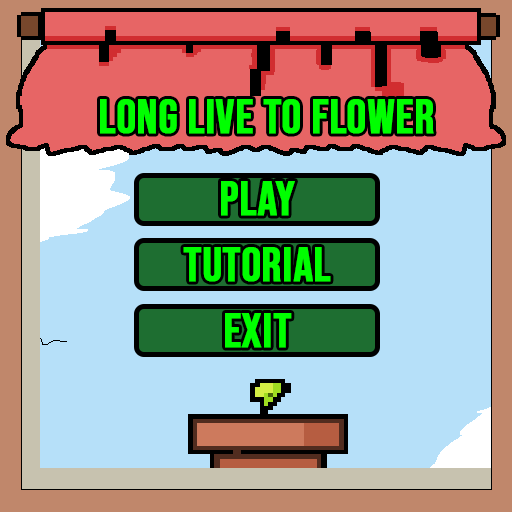
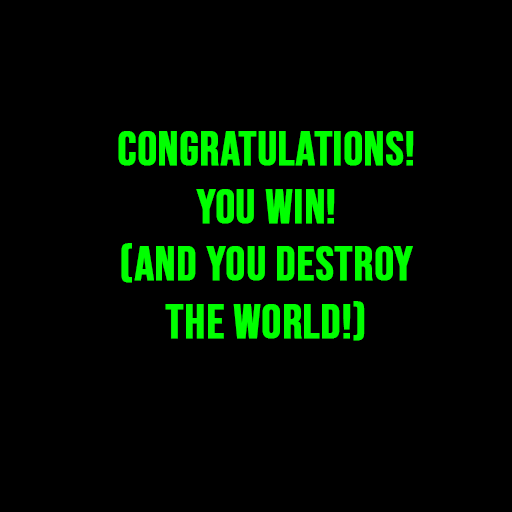
The second 512×512 image is a revision of the first. Changes to its layers:
added layer "CONGRATULATIONS! YOU WIN! (AND you DESTROY THE WORLD!)" above "Capa 2" over <box>118,131,414,341</box>
added layer "Capa 2" above "LONG LIVE TO FLOWER" over <box>0,0,512,512</box>
hid "LONG LIVE TO FLOWER" over <box>100,99,434,134</box>
hid "Window" over <box>0,0,512,512</box>
hid group "Buttons" (9 layers) over <box>134,173,380,357</box>
hid group "Sprites" (28 layers) over <box>0,0,512,512</box>
hid "Plant1" over <box>188,379,348,504</box>
